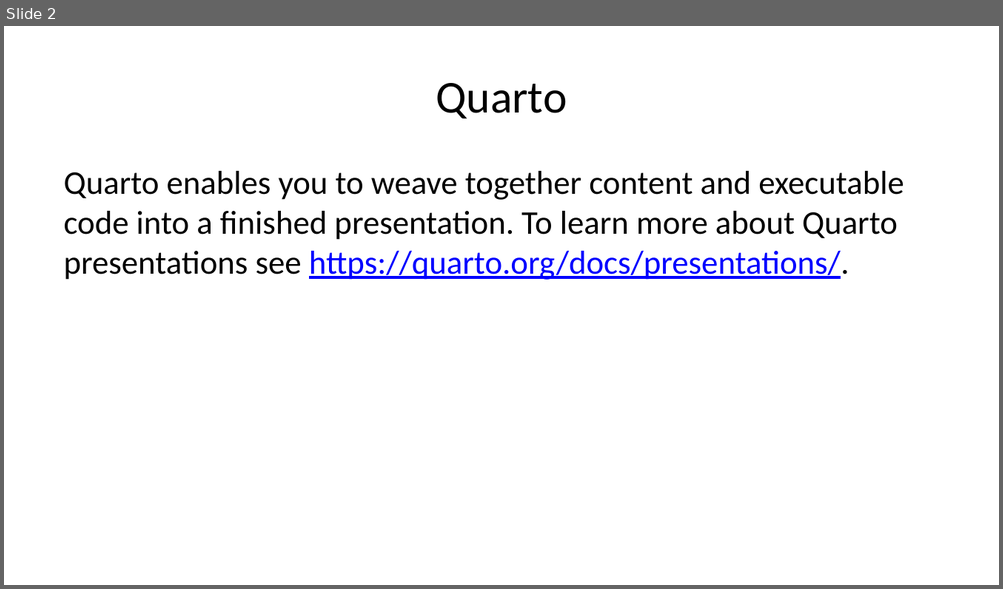
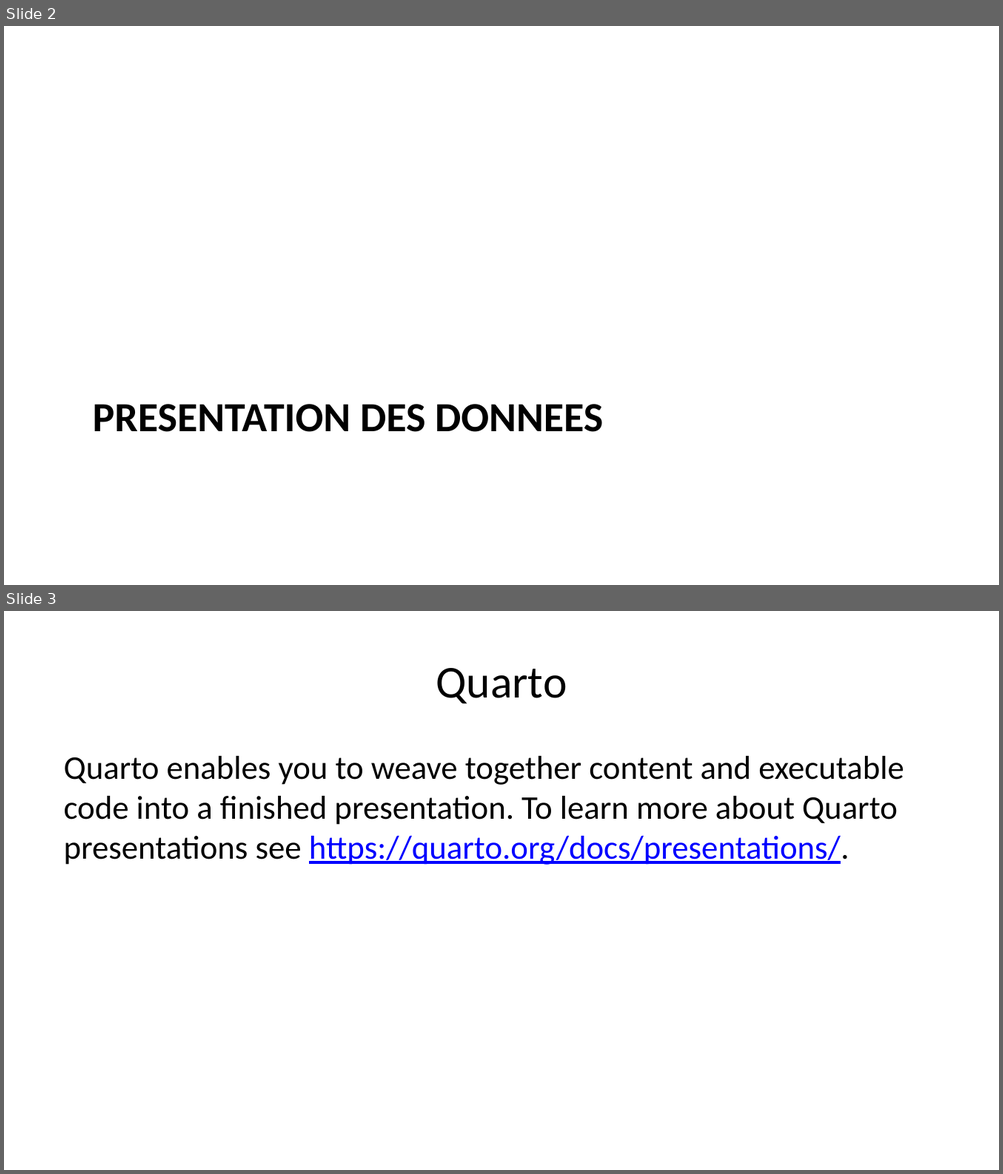
Before and after one commit to AD0791/Presentation_thesis, a slide deck: modele_presentation.pptx. Shown one above the other, each under a label of ours: slide 2 before the commit, slides 2 and 3 after it. The pictures are 1003x589 and 1003x1174 pixels, drawn with LibreOffice and Linux fonts; fonts in the diff are those of the drawing. Boxes give left, top, right and bottom in pixels: in the first picture for what was removed or moved away, otherwise in the second. Text is boxed around its words. In the diff, an @@ line names an element or a change of style, - is before the commit and + after.

```diff
--- a/modele_presentation.pptx
+++ b/modele_presentation.pptx
@@ slide 2 added at bbox=[4, 26, 999, 585], background #FFFFFF @@
@@ title added at bbox=[93, 404, 603, 432], 30 pt, text #000000, bold @@
+PRESENTATION DES DONNEES
@@ what was slide 2 is now slide 3 @@
```
Also in this commit, not shown: 1 slide changed, 1 other slide added, 2 other files.
